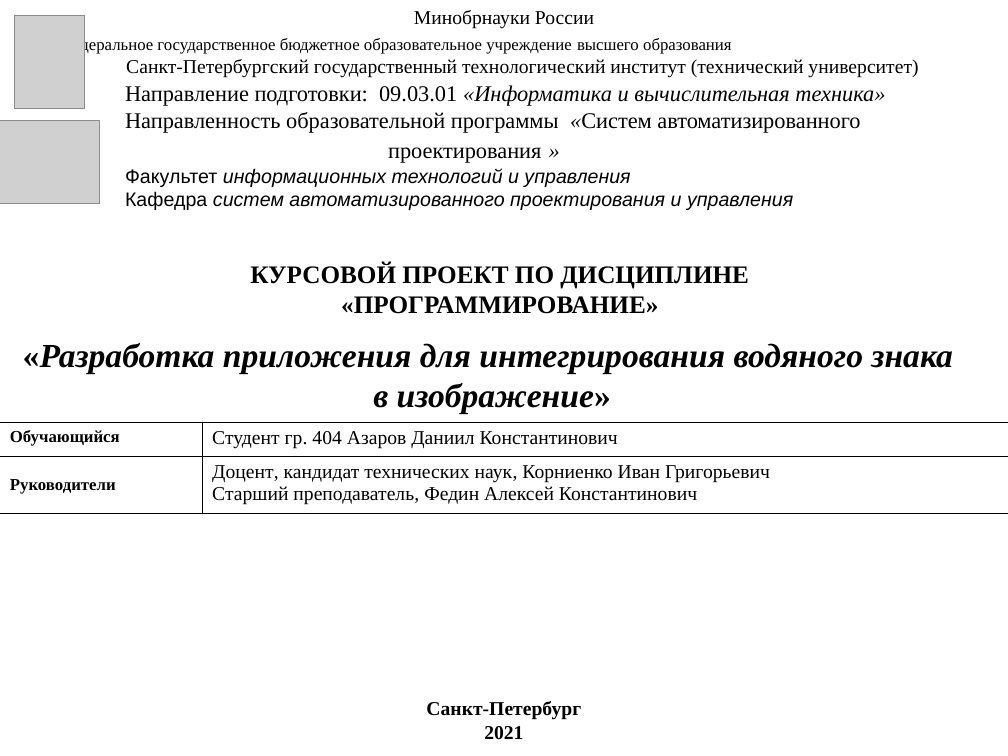
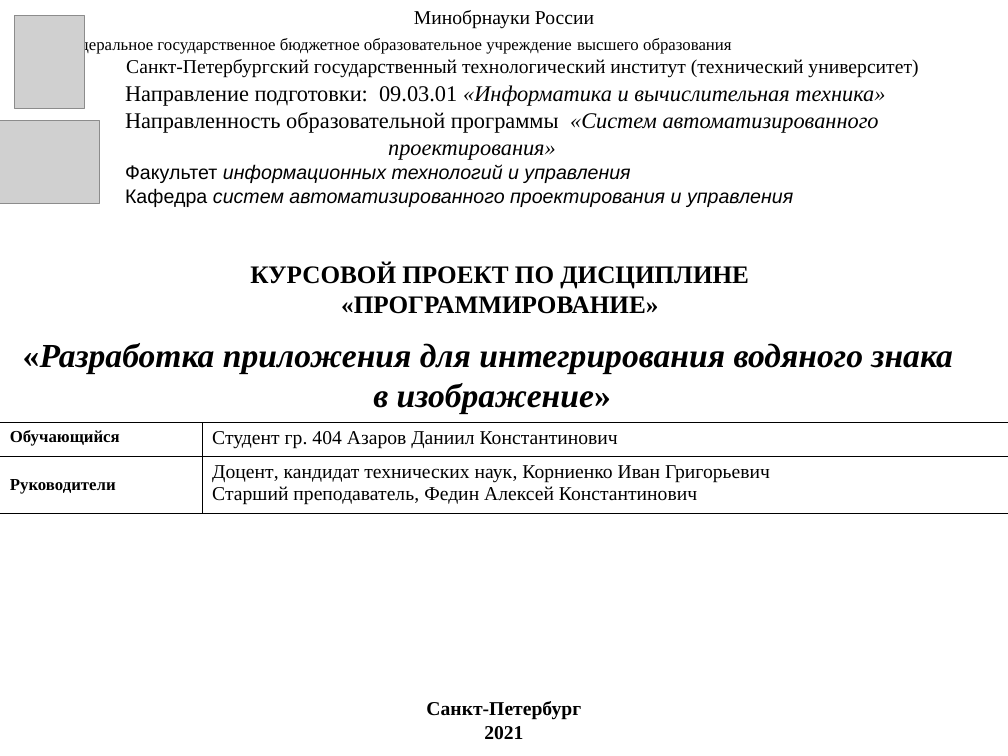
Before and after one commit to DanChoys1/DanChoys, a slide deck: slide 1 of КП презентация.ppt. Drawn at 1008x756 pixels with LibreOffice and Linux fonts; fonts in the diff are those of the drawing; grey boxes stand for pictures. Boxes give left, top, right and bottom in pixels: in the first picture for what was removed or moved away, otherwise in the second. Text is boxed around its words. In the diff, an @@ line names an element or a change of style, - is before the commit and + after.

```diff
--- a/КП презентация.ppt
+++ b/КП презентация.ppt
@@ text at (125,112,879,160): text changed; italic on @@
-Направленность образовательной программы «Систем автоматизированного проектирования »
+Направленность образовательной программы «Систем автоматизированного проектирования»
```
Also in this commit, not shown: 10 other slides changed, 2 other files.
